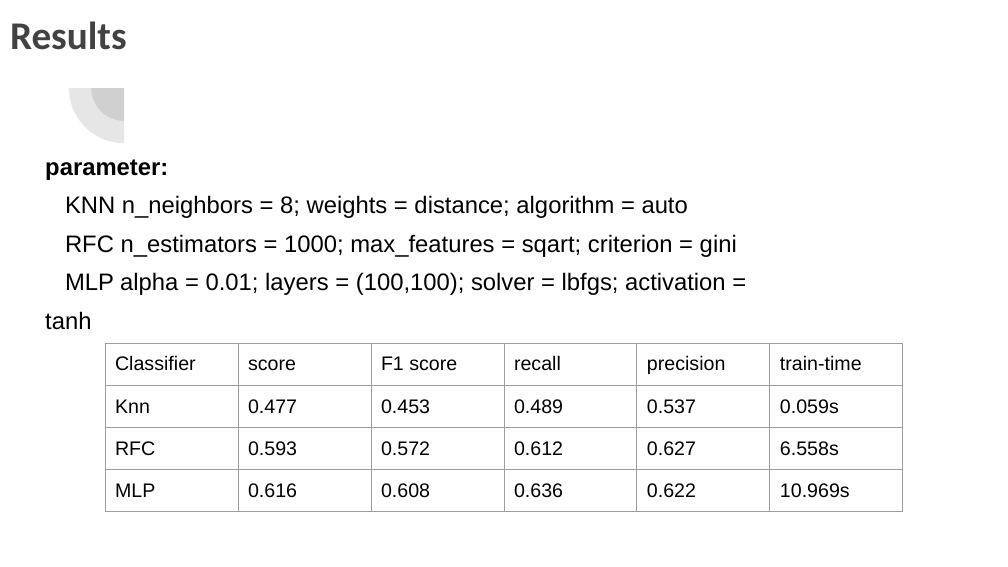
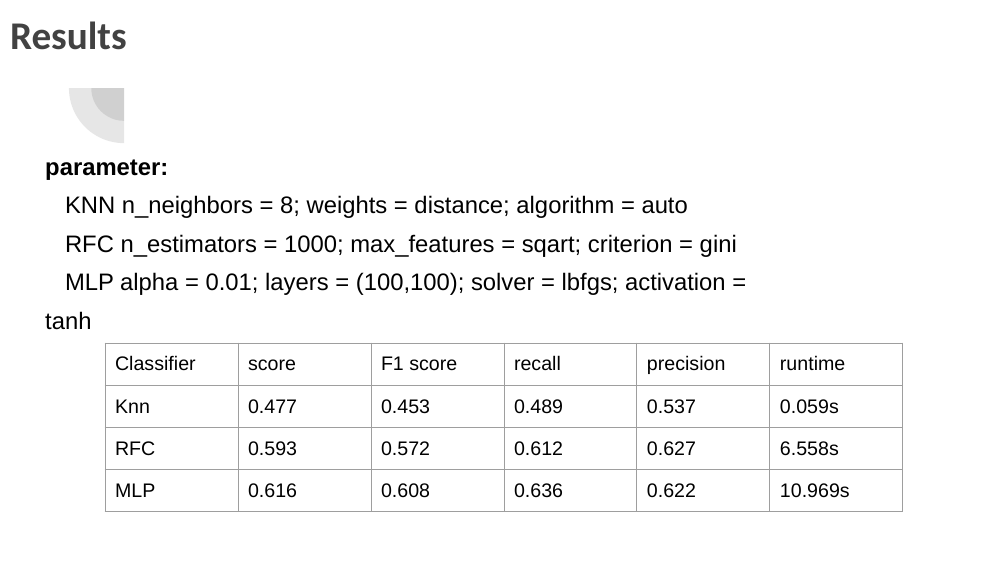
Before and after one commit to hitimr/ML_2020, a slide deck: slide 14 of Ex1/ML_Group8_Presentation.pptx. Drawn at 1008x567 pixels with LibreOffice and Linux fonts; fonts in the diff are those of the drawing. Boxes give left, top, right and bottom in pixels: in the first picture for what was removed or moved away, otherwise in the second. Text is boxed around its words. In the diff, an @@ line names an element or a change of style, - is before the commit and + after.

```diff
--- a/Ex1/ML_Group8_Presentation.pptx
+++ b/Ex1/ML_Group8_Presentation.pptx
@@ table at (105,343,903,567) @@
-row 1, column 6: train-time
+row 1, column 6: runtime
```
Also in this commit, not shown: 4 other slides changed, 58 other files.
